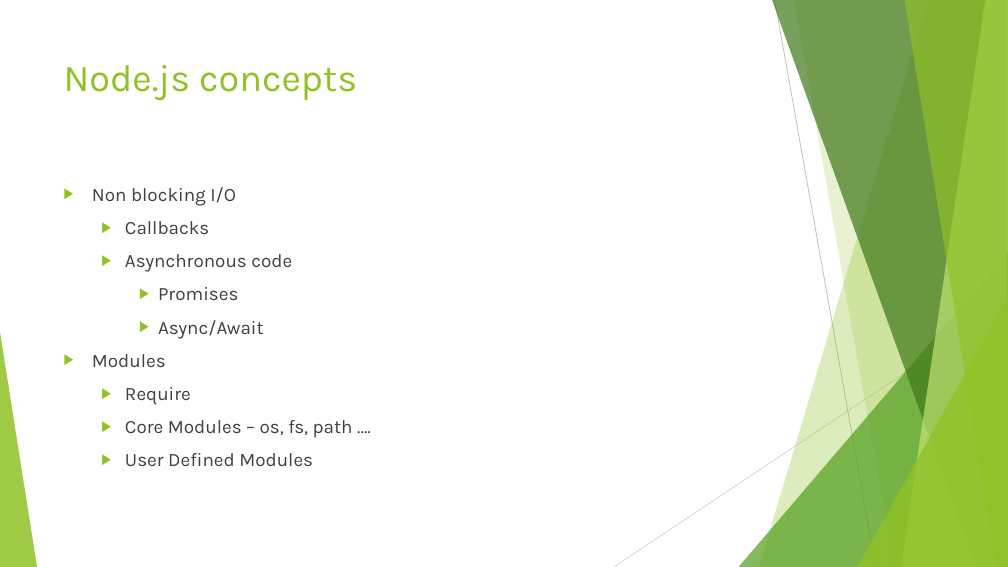
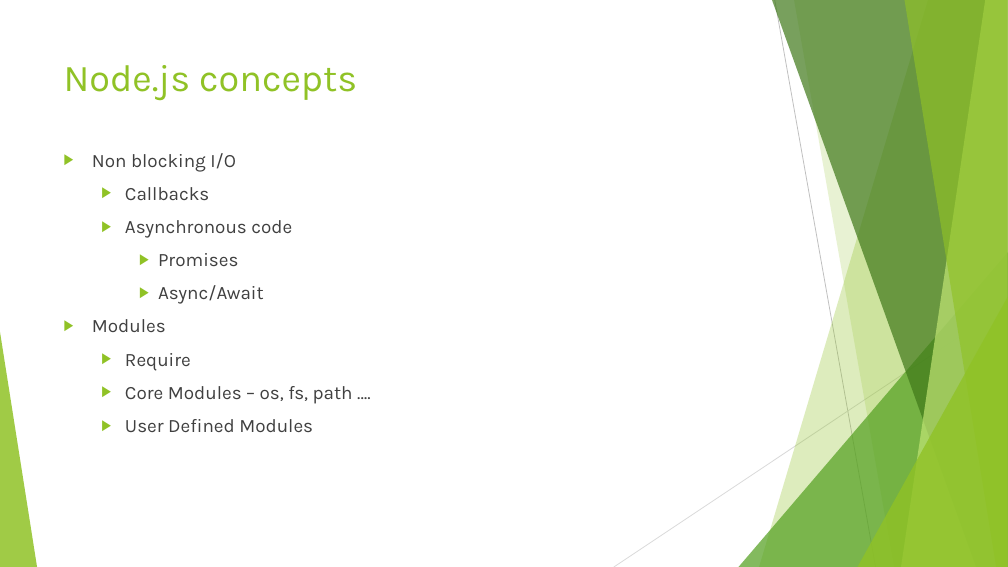
Before and after one commit to ronikar/Course-Materials, a slide deck: slide 13 of presentations/Node.js.pptx (slide 11 before the commit). Drawn at 1008x567 pixels with LibreOffice and Linux fonts; fonts in the diff are those of the drawing. Boxes give left, top, right and bottom in pixels: in the first picture for what was removed or moved away, otherwise in the second. Text is boxed around its words. In the diff, an @@ line names an element or a change of style, - is before the commit and + after.

```diff
--- a/presentations/Node.js.pptx
+++ b/presentations/Node.js.pptx
@@ text "Non blocking I/O": place and size @@
-text "Non blocking I/O" at [92, 187, 353, 466]
+text "Non blocking I/O" at [92, 153, 353, 432]
```
Also in this commit, not shown: 1 other slide changed, 3 slides added, 19 other files.
